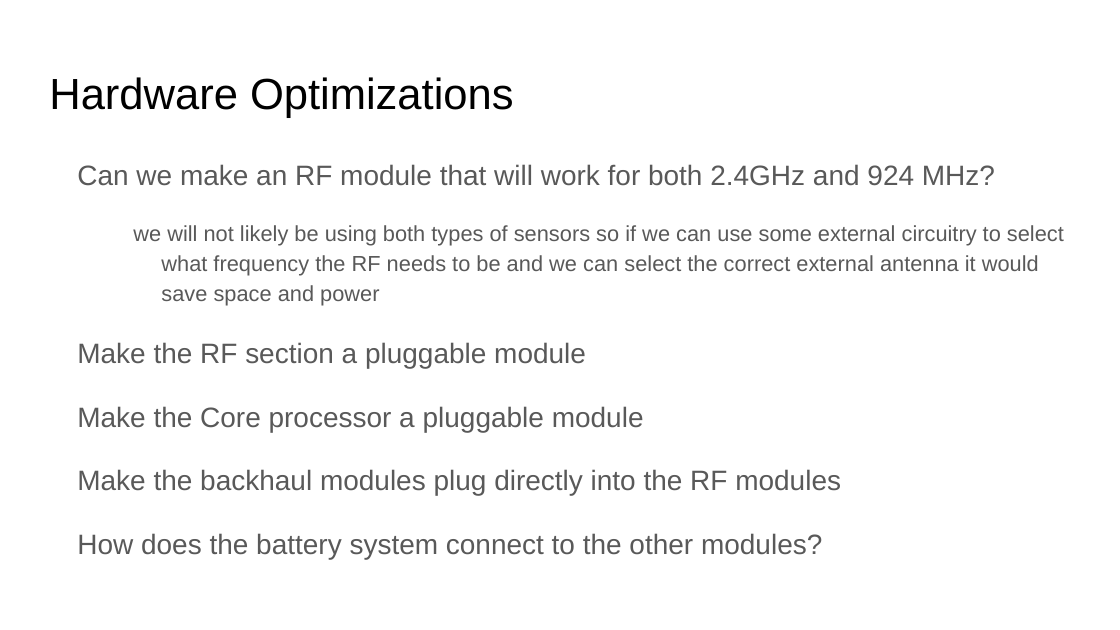
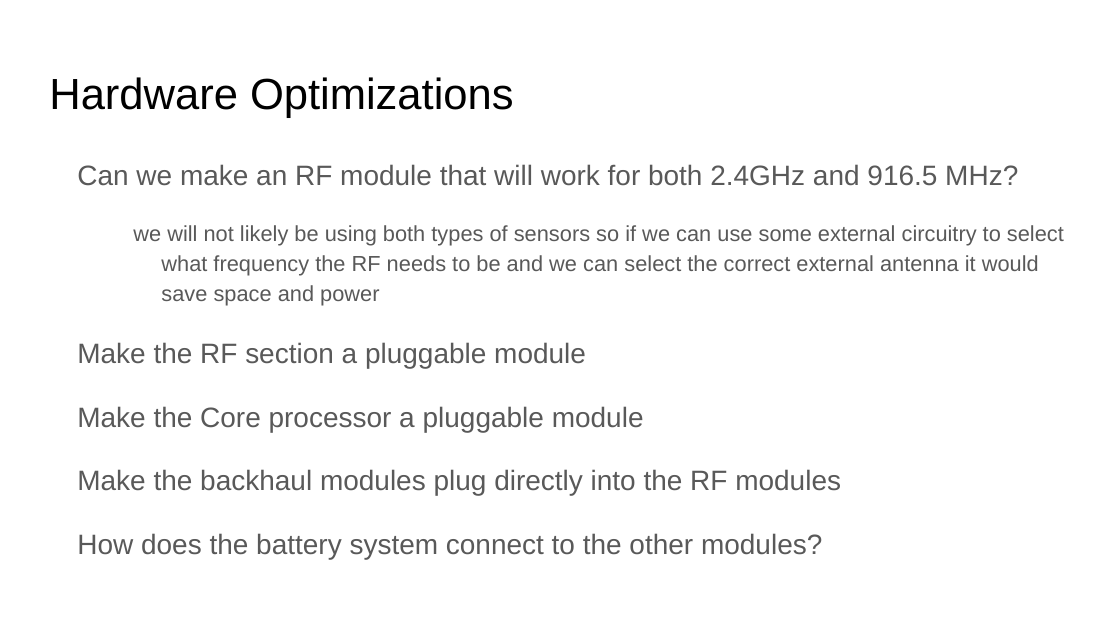
Before and after one commit to nightscout/wearable-gateway, a slide deck: slide 6 of docs/CommonHardwarePlatform.pptx. Drawn at 1120x630 pixels with LibreOffice and Linux fonts; fonts in the diff are those of the drawing. Boxes give left, top, right and bottom in pixels: in the first picture for what was removed or moved away, otherwise in the second. Text is boxed around its words. In the diff, an @@ line names an element or a change of style, - is before the commit and + after.

```diff
--- a/docs/CommonHardwarePlatform.pptx
+++ b/docs/CommonHardwarePlatform.pptx
@@ text at bbox=[77, 164, 1018, 186]: text changed @@
-Can we make an RF module that will work for both 2.4GHz and 924 MHz?
+Can we make an RF module that will work for both 2.4GHz and 916.5 MHz?
```
Also in this commit, not shown: 1 other slide changed.
